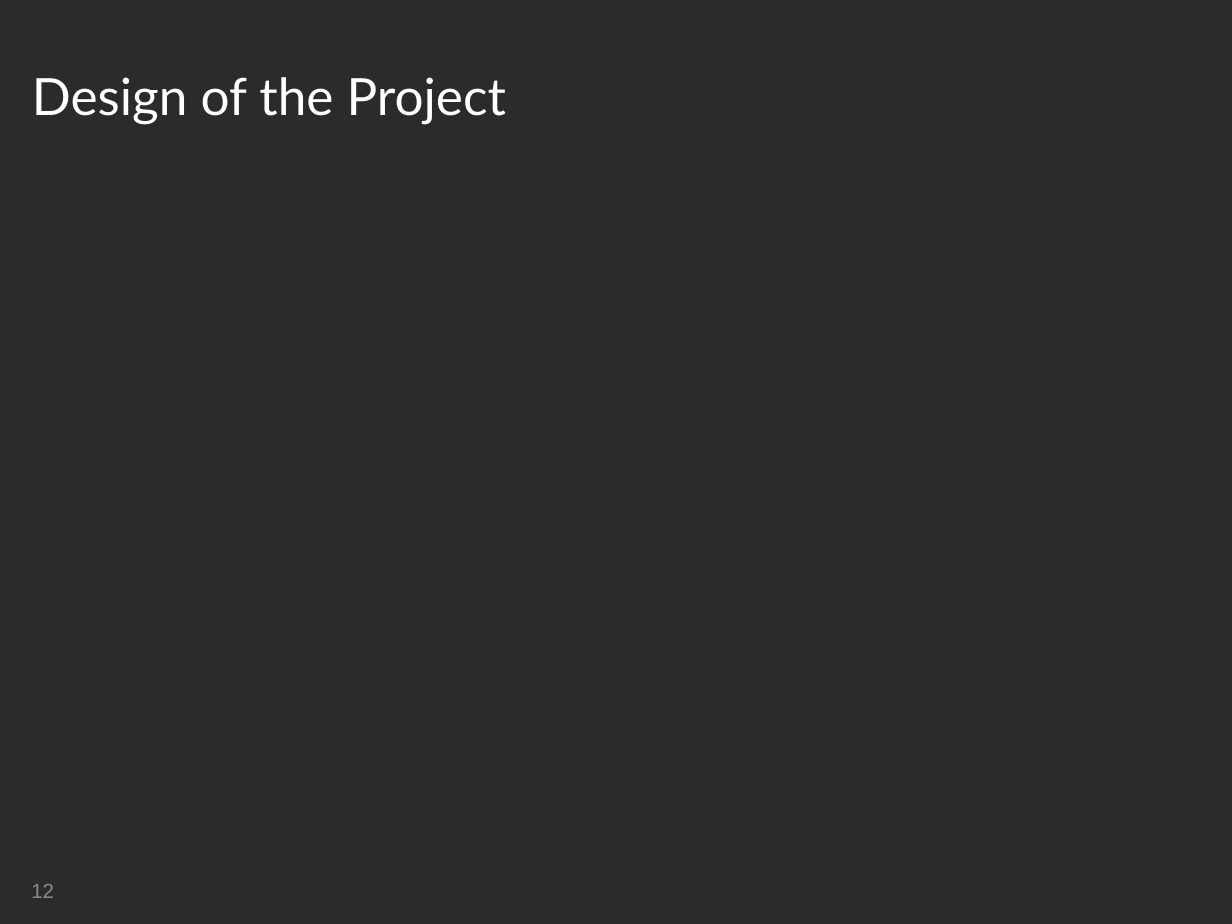
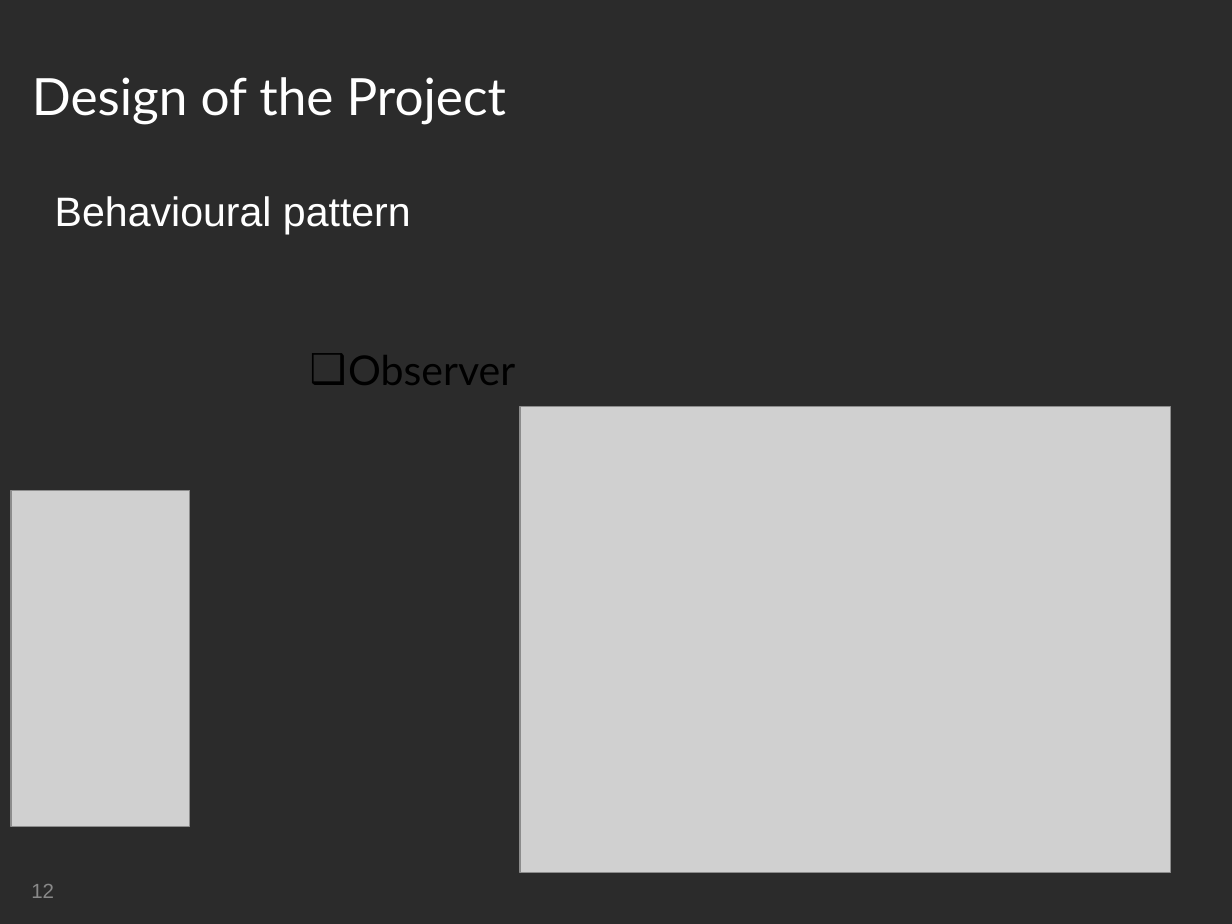
Before and after one commit to mateuszgolab/applications-in-high-end-computing, a slide deck: slide 12 of Presentation/Group Presentation - Mat.ppt. Drawn at 1232x924 pixels with LibreOffice and Linux fonts; fonts in the diff are those of the drawing; grey boxes stand for pictures; background and template pictures are left out; a plain dark background stands for a picture behind light text. Boxes give left, top, right and bottom in pixels: in the first picture for what was removed or moved away, otherwise in the second. Text is boxed around its words. In the diff, an @@ line names an element or a change of style, - is before the commit and + after.

```diff
--- a/Presentation/Group Presentation - Mat.ppt
+++ b/Presentation/Group Presentation - Mat.ppt
@@ text added at (55, 196, 411, 234), 24 pt, text #FFFFFF @@
+Behavioural pattern
@@ text added at (348, 355, 515, 385), 24 pt, text #000000 @@
+❑ Observer
@@ picture added at (520, 407, 1170, 872) @@
@@ picture added at (11, 490, 190, 827) @@
```
Also in this commit, not shown: 4 other slides changed.
